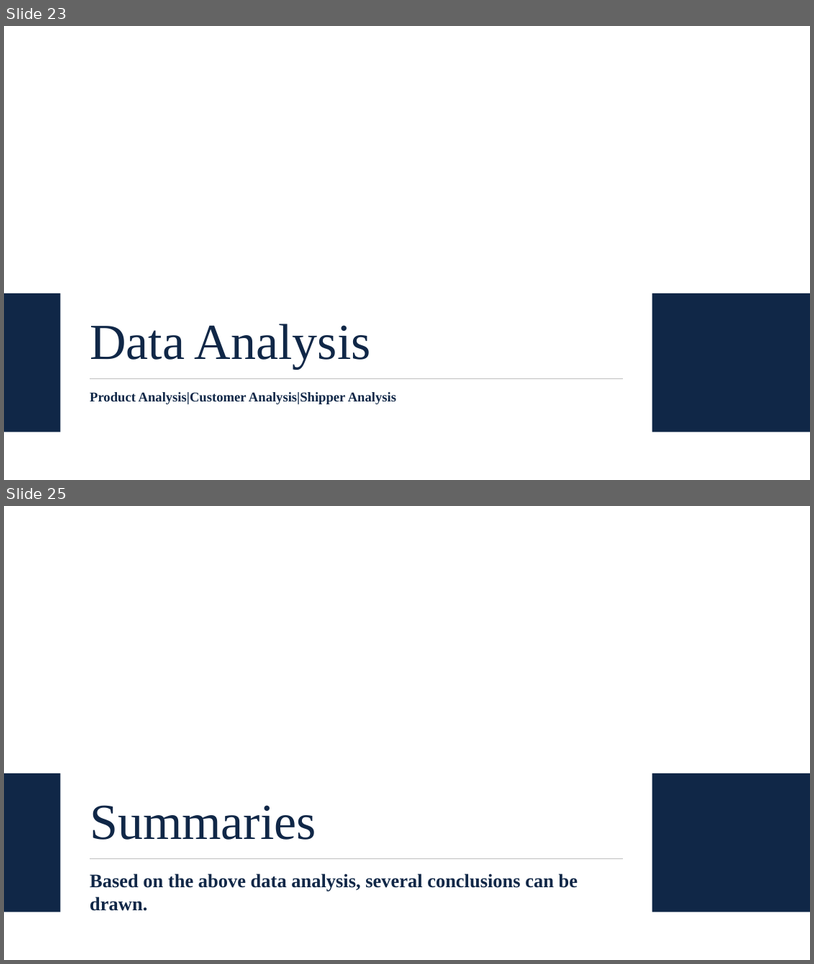
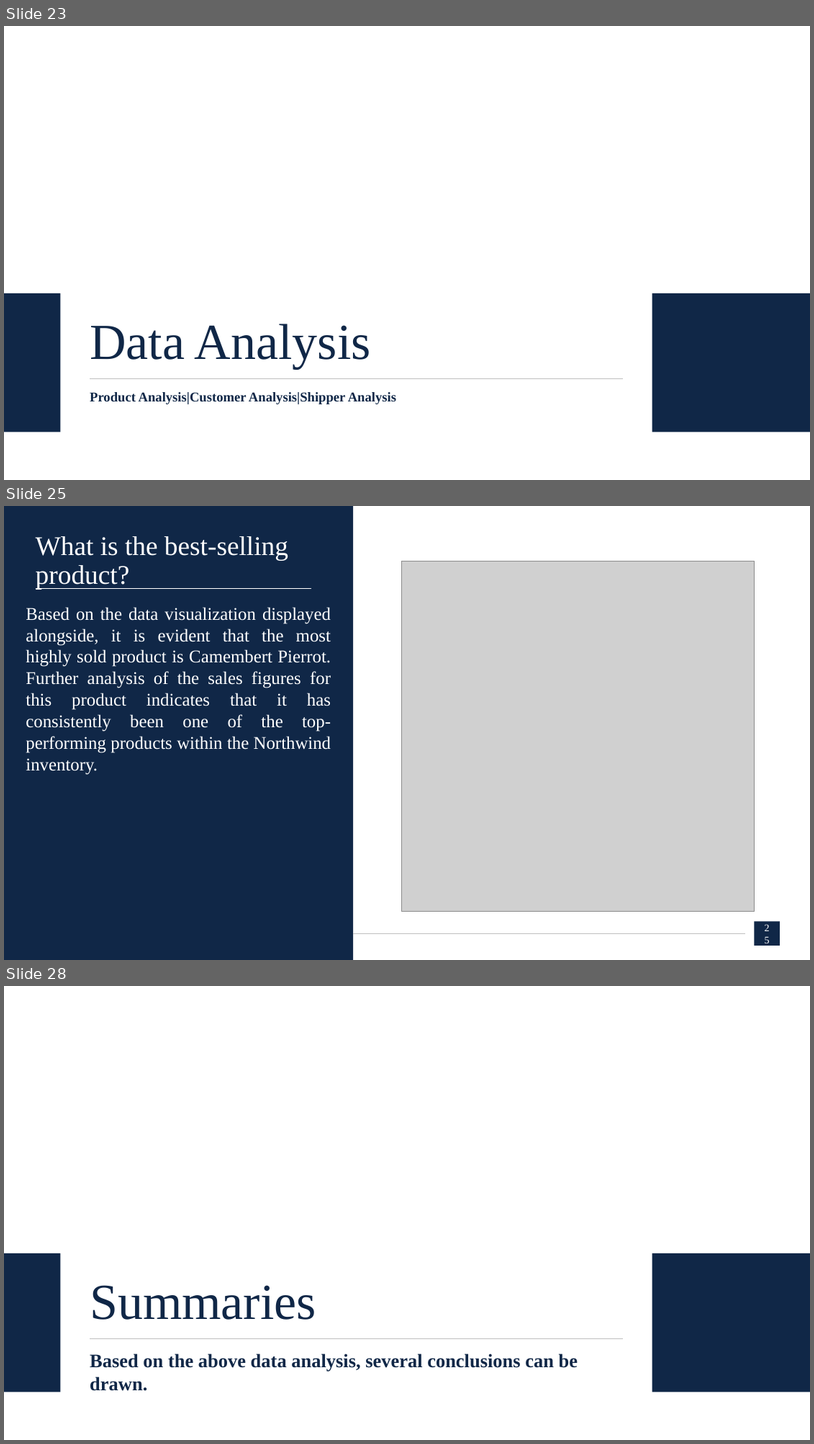
Before and after one commit to adrn-mm/DSLS_Mini-Project-DE_Adrian-Maulana-Muhammad, a slide deck: case-study/Report of Case Study_Adrian Maulana Muhammad.pptx. Shown one above the other, each under a label of ours: slides 23 and 25 before the commit, slides 23, 25 and 28 after it; the slides between them are not shown. The pictures are 814x964 and 814x1444 pixels, drawn with LibreOffice and Linux fonts; fonts in the diff are those of the drawing; grey boxes stand for pictures. Boxes give left, top, right and bottom in pixels: in the first picture for what was removed or moved away, otherwise in the second. Text is boxed around its words. In the diff, an @@ line names an element or a change of style, - is before the commit and + after.

Commit message:
update ppt & data viz

```diff
--- a/case-study/Report of Case Study_Adrian Maulana Muhammad.pptx
+++ b/case-study/Report of Case Study_Adrian Maulana Muhammad.pptx
@@ slide 25 added at box(4, 506, 810, 960), background #FFFFFF @@
@@ rectangle added at box(4, 506, 353, 959), fill #102747 @@
@@ title added at box(36, 536, 288, 589), 24 pt, text #FFFFFF @@
+What is the best-selling product?
@@ picture added at box(401, 561, 754, 911) @@
@@ line added from (36, 588) to (311, 588), #FFFFFF 0.5 pt @@
@@ text added at box(26, 607, 331, 775), 16 pt, text #FFFFFF @@
+Based on the data visualization displayed alongside, it is evident that the most highly sold product is Camembert Pierrot. Further analysis of the sales figures for this product indicates that it has consistently been one of the top-performing products within the Northwind inventory.
@@ line added from (353, 934) to (746, 934), #BFBFBF 0.5 pt @@
@@ page number added at box(755, 921, 781, 945), fill #102747, 9 pt, text #FFFFFF @@
+25
@@ what was slide 25 is now slide 28 @@
```
Also in this commit, not shown: 1 slide changed, 3 other slides added, 1 slide removed, 1 other file.
